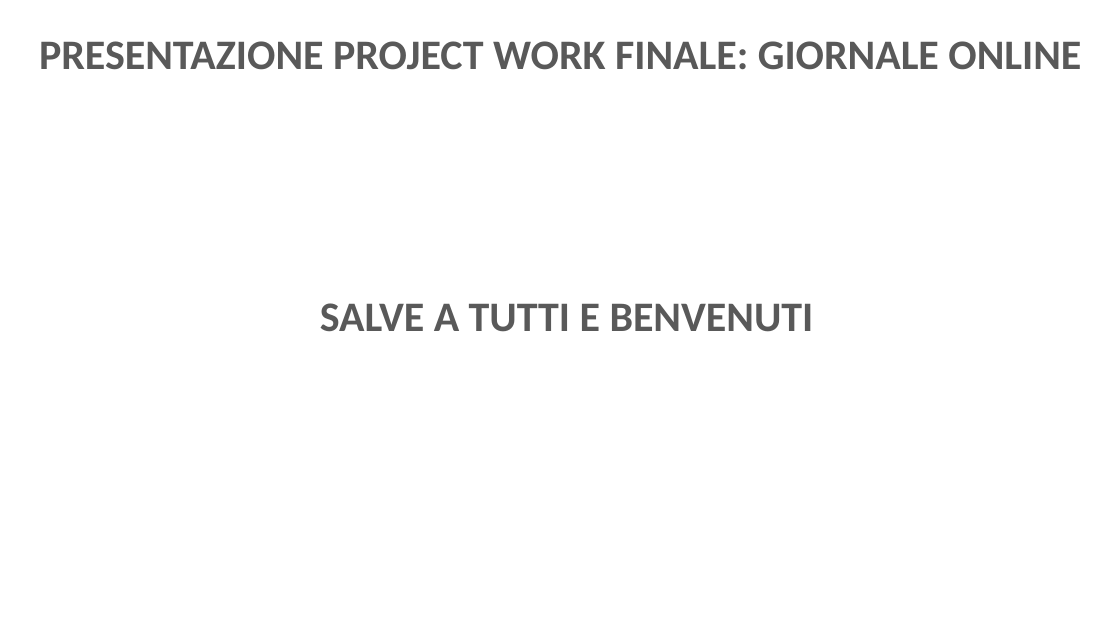
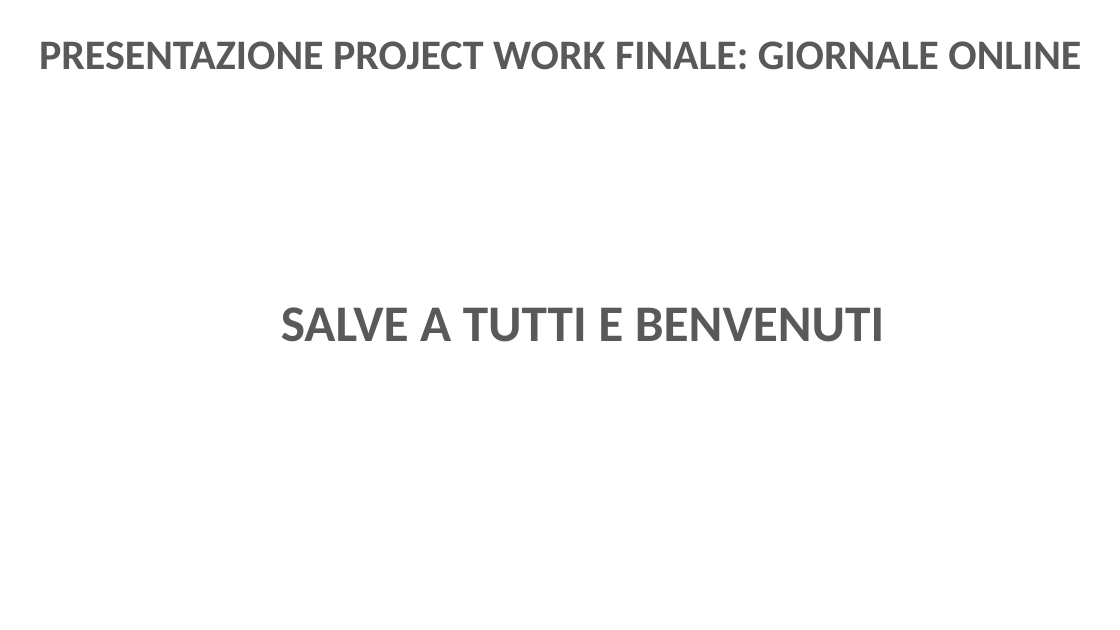
Before and after one commit to nDr3K/GiornaleOnlinePW, a slide deck: slide 1 of Presentazione Project Giornale.pptx. Drawn at 1120x630 pixels with LibreOffice and Linux fonts; fonts in the diff are those of the drawing; background and template pictures are left out. Boxes give left, top, right and bottom in pixels: in the first picture for what was removed or moved away, otherwise in the second. Text is boxed around its words. In the diff, an @@ line names an element or a change of style, - is before the commit and + after.

```diff
--- a/Presentazione Project Giornale.pptx
+++ b/Presentazione Project Giornale.pptx
@@ text "SALVE A TUTTI E BENVENUTI": place and size @@
-text "SALVE A TUTTI E BENVENUTI" at (320,303,814,332)
+text "SALVE A TUTTI E BENVENUTI" at (281,307,884,342)
@@ text "SALVE A TUTTI E BENVENUTI" at (281,307,884,342): size 36 to 44 pt @@
```
Also in this commit, not shown: 1 other slide changed, 1 slide added.
